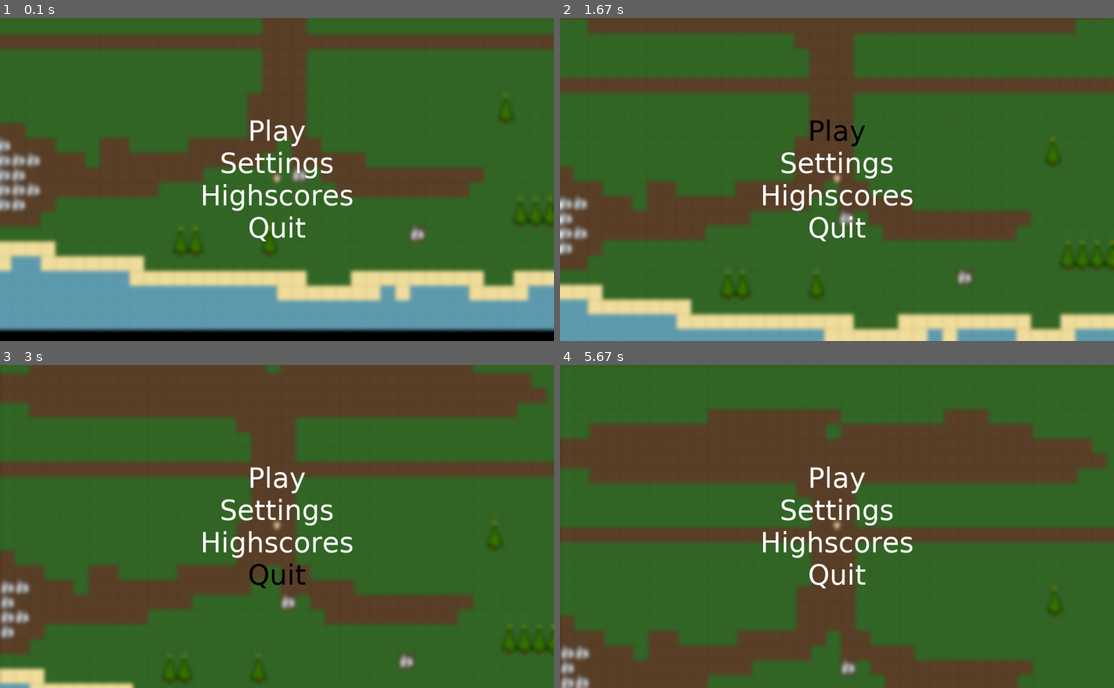
Above: before the commit, frames 1-4 (two rows, left to right).
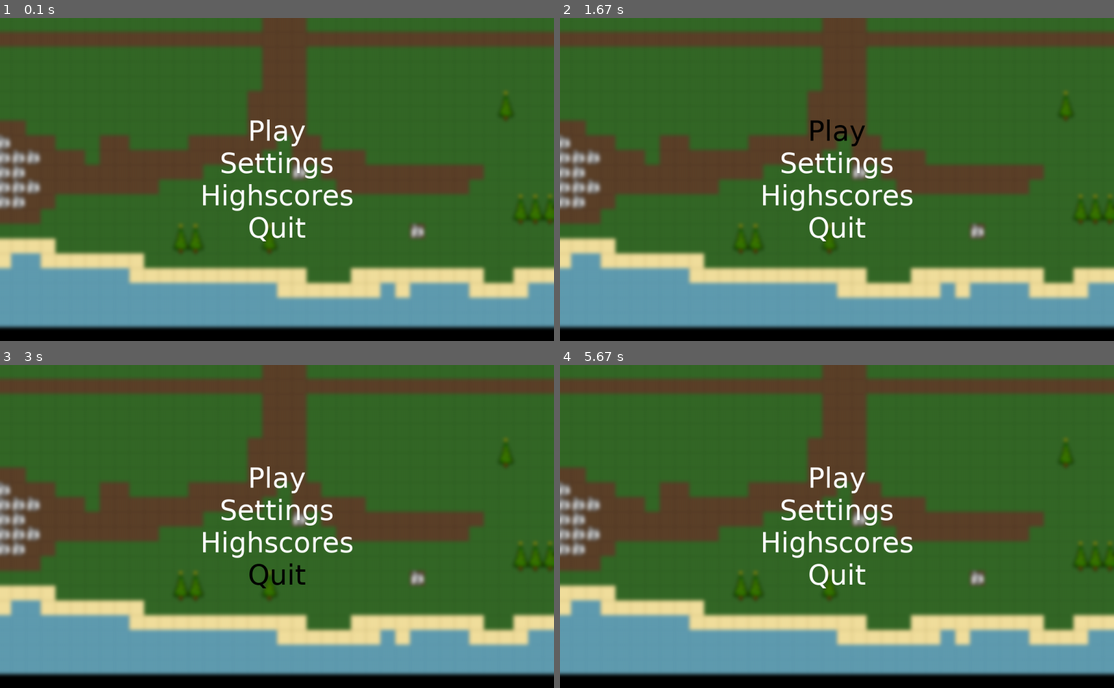
Above: after the commit, the same moments.

Repository: justvulpes/pygame
Game: pygame game, started from Main.py
The game is run twice, just before and just after one commit, with the same random seed, the same clock (stepped at 60 frames per second) and the same inputs.
Inputs (mouse positions are in pixels of both pictures, inside the frame that each line leads up to):
- Up to frame 1 (0.1 s): no input
- Up to frame 2 (1.67 s): hold D 0.33-0.8 s; move the mouse to (814, 192) at 0.37 s; click (704, 182) at 0.88 s; click "Play" at 1.55 s
- Up to frame 3 (3 s): hold D 1.83-2.3 s; move the mouse to (343, 555) at 1.87 s; hold A 2.33-2.87 s; move the mouse to (288, 416) at 2.37 s; right-click (282, 562) at 2.95 s
- Up to frame 4 (5.67 s): click (820, 471) at 3.28 s; hold S 3.57-3.87 s; click (1047, 646) at 3.65 s

The runs differ from the first frame. In frame 1, 7.4% of the frame differs, in the area x 0-100%, y 24-98%; in frame 2, 52%; in frame 3, 56%; in frame 4, 57%, in the area x 0-100%, y 0-100%.

Commit message:
interface added

Diff:
--- a/KeyListener.py
+++ b/KeyListener.py
@@ -19,6 +19,10 @@
 mouse_left_button_current = False  # True if mouse left button is currently in pressed state.
 
 
+mouse_scrolled_up = False
+mouse_scrolled_down = False
+
+
 def update():
     """Update all information about which buttons are pressed etc."""
     global mouse_right_button_last
@@ -30,12 +34,17 @@
     global key_last
     global key_current
     global exit_game
+    global mouse_scrolled_up
+    global mouse_scrolled_down
 
     for i in range(200):  # Save latest update info.
         key_last[i] = key_current[i]
 
     mouse_right_button_last = mouse_right_button_current  # Save latest update info.
     mouse_left_button_last = mouse_left_button_current  # Save latest update info.
+
+    mouse_scrolled_up = False
+    mouse_scrolled_down = False
 
     for event in pygame.event.get():  # Get and set new update info.
         print(event)
@@ -57,6 +66,10 @@
                 mouse_left_button_current = True
             elif event.button == 3:
                 mouse_right_button_current = True
+            elif event.button == 4:
+                mouse_scrolled_up = True
+            elif event.button == 5:
+                mouse_scrolled_down = True
 
         elif event.type == MOUSEBUTTONUP:
             if event.button == 1:
--- a/Main.py
+++ b/Main.py
@@ -22,7 +22,7 @@
 window_title = "Driven Into the Last Corner"  # Title on top of the frame.
 window_width = 1200  # Width of the canvas.
 window_height = 700  # Height of the canvas.
-fps_fix = 66
+fps_fix = 213
 
 running = True  # while True game will run.
 
@@ -88,7 +88,7 @@
         pygame.display.set_caption(window_title + " | " + "FPS: %i" % game_window.clock.get_fps())
         update()
         render(game_window)
-        #  game_window.canvas.blit(pygame.image.frombuffer(PIL.Image.frombytes('RGB', (1200, 700), pygame.image.tostring(game_window.canvas, 'RGB')).filter(ImageFilter.GaussianBlur(radius=4)).tobytes(), (1200, 700), "RGB"), (0, 0))
+        #game_window.canvas.blit(pygame.image.frombuffer(PIL.Image.frombytes('RGB', (1200, 700), pygame.image.tostring(game_window.canvas, 'RGB')).filter(ImageFilter.GaussianBlur(radius=7)).tobytes(), (1200, 700), "RGB"), (0, 0))
         pygame.display.flip()
 
 if __name__ == "__main__":
--- a/Menu.py
+++ b/Menu.py
@@ -73,7 +73,7 @@
 
     def running(self, surf2=None):
         """Loop running menu."""
-        Main.world.mobs.append(Main.player)
+        # Main.world.mobs.append(Main.player)
         global user_interface
         user_interface = Main.game_graphics.UI.UI.UI()
         while inMenu:
--- a/World.py
+++ b/World.py
@@ -97,7 +97,7 @@
         return
 
     if color == 8382975:
-        World.tiles_hash[y][x] = tiles.Tile.Tile(game_graphics.Sprite.sand, slow=True)
+        World.tiles_hash[y][x] = tiles.Tile.Tile(game_graphics.Sprite.sand)
         return
 
     if color == 16749568:
@@ -122,19 +122,19 @@
         return
 
     if color == 255:
-        World.tiles_hash[y][x] = tiles.Tile.Tile(game_graphics.Sprite.grass, solid=True, high=False, mask=game_graphics.Sprite.christmas_tree_lower)
+        World.tiles_hash[y][x] = tiles.Tile.Tile(game_graphics.Sprite.grass, solid=True, high=True, mask=game_graphics.Sprite.christmas_tree_lower)
         return
 
     if color == 127:
-        World.tiles_hash[y][x] = tiles.Tile.Tile(game_graphics.Sprite.grass, solid=True, high=False, mask=game_graphics.Sprite.christmas_tree_upper)
+        World.tiles_hash[y][x] = tiles.Tile.Tile(game_graphics.Sprite.grass, solid=False, high=False, mask=game_graphics.Sprite.christmas_tree_upper)
         return
 
     if color == 15564799:
-        World.tiles_hash[y][x] = tiles.Tile.Tile(game_graphics.Sprite.snow, solid=True, high=False, mask=game_graphics.Sprite.christmas_tree_lower)
+        World.tiles_hash[y][x] = tiles.Tile.Tile(game_graphics.Sprite.snow, solid=True, high=True, mask=game_graphics.Sprite.christmas_tree_lower)
         return
 
     if color == 14418175:
-        World.tiles_hash[y][x] = tiles.Tile.Tile(game_graphics.Sprite.snow, solid=True, high=False, mask=game_graphics.Sprite.christmas_tree_upper)
+        World.tiles_hash[y][x] = tiles.Tile.Tile(game_graphics.Sprite.snow, solid=False, high=False, mask=game_graphics.Sprite.christmas_tree_upper)
         return
 
     if color == 16777215:
--- a/game_graphics/Sprite.py
+++ b/game_graphics/Sprite.py
@@ -58,10 +58,14 @@
 xp_icon = Sprite(16, 16, "game_graphics\\res\\icons\\xp_icon.png")
 level_icon = Sprite(16, 16, "game_graphics\\res\\icons\\level_icon.png")
 
-player_icon = Sprite(16, 16, "game_graphics\\res\\icons\\player_icon.png")
-player_icon_injured_1 = Sprite(16, 16, "game_graphics\\res\\icons\\player_icon_injured_1.png")
-player_icon_injured_2 = Sprite(16, 16, "game_graphics\\res\\icons\\player_icon_injured_2.png")
-player_icon_death = Sprite(16, 16, "game_graphics\\res\\icons\\player_icon_death.png")
+player_icon = Sprite(64, 64, "game_graphics\\res\\icons\\player_icon.png")
+player_icon_injured_1 = Sprite(64, 64, "game_graphics\\res\\icons\\player_icon_injured_1.png")
+player_icon_injured_2 = Sprite(64, 64, "game_graphics\\res\\icons\\player_icon_injured_2.png")
+player_icon_death = Sprite(64, 64, "game_graphics\\res\\icons\\player_icon_death.png")
+
+
+hand_weapon_icon = Sprite(64, 64, "game_graphics\\res\\icons\\hand_weapon_icon.png")
+stone_weapon_icon = Sprite(64, 64, "game_graphics\\res\\icons\\stone_weapon_icon.png")
 ###
 
 # Objects
--- a/game_graphics/UI/UI.py
+++ b/game_graphics/UI/UI.py
@@ -1,5 +1,6 @@
 import game_graphics.UI.Resource_Bar
 import game_graphics.UI.Player_Info_Bar
+import game_graphics.UI.Weapon_Info
 import World
 import KeyListener
 
@@ -14,19 +15,21 @@
         self.menu = None
         self.resource_bar = game_graphics.UI.Resource_Bar.ResourceBar()
         self.player_info_bar = game_graphics.UI.Player_Info_Bar.PlayerInfoBar()
+        self.weapon_info = game_graphics.UI.Weapon_Info.WeaponInfo()
         self.current_bar = None
 
     def update(self):
         if self.state == "Game_state":
-            if World.World.tiles_hash[(World.World.camera_y + KeyListener.mouseY) >> 5][(World.World.camera_x + KeyListener.mouseX) >> 5].building != None:
-
-                self.current_bar = World.World.tiles_hash[(World.World.camera_y + KeyListener.mouseY) >> 5][(World.World.camera_x + KeyListener.mouseX) >> 5].building
-
+            if 0 <= int(World.World.camera_y + KeyListener.mouseY) >> 5 < World.World.map_height and 0 <= int(World.World.camera_x + KeyListener.mouseX) >> 5 < World.World.map_width:
+                if World.World.tiles_hash[(World.World.camera_y + KeyListener.mouseY) >> 5][(World.World.camera_x + KeyListener.mouseX) >> 5].building is not None:
+                    self.current_bar = World.World.tiles_hash[(World.World.camera_y + KeyListener.mouseY) >> 5][(World.World.camera_x + KeyListener.mouseX) >> 5].building
 
     def render(self, display):
         self.resource_bar.render(display)
         self.player_info_bar.render(display)
-        if self.current_bar != None:
+        self.weapon_info.render(display)
+
+        if self.current_bar is not None:
              self.current_bar.render(display)
 
     def get_state(self):
--- a/game_graphics/UI/Weapon_Info.py
+++ b/game_graphics/UI/Weapon_Info.py
@@ -1,12 +1,56 @@
-
+import Main
+import pygame
+import game_graphics.UI.UI
+import game_graphics.Sprite
 
 
 class WeaponInfo:
     def __init__(self):
-        pass
+        self.font = pygame.font.SysFont(game_graphics.UI.UI.UI.user_interface_font, game_graphics.UI.UI.UI.user_interface_font_size)
+
+        self.background = pygame.Surface((200, 64), pygame.SRCALPHA)
+        self.background.fill((0, 0, 0, 170))
+
+        self.text_color = (255, 255, 255)
+
+        self.current_weapon = Main.player.weapon
+        self.current_ammo = Main.player.ammo
+
+        self.hand_weapon_text = self.font.render("Weapon: Trump's Big Hand", 1, self.text_color)
+        self.stone_weapon_text = self.font.render("Weapon: Regular Stone", 1, self.text_color)
+
+        self.type_melee_text = self.font.render("Type: Melee", 1, self.text_color)
+        self.type_range_text = self.font.render("Type: Range", 1, self.text_color)
+
+        self.ammo_text = self.font.render("Ammo:", 1, self.text_color)
+
+        self.stone_ammo_count = Main.player.ammo
+        self.stone_ammo_text = self.font.render(str(self.stone_ammo_count), 0, self.text_color)
+        self.hand_ammo_text = self.font.render("-", 1, self.text_color)
 
     def update(self):
         pass
 
-    def render(self):
-        pass
+    def render(self, display):
+        if Main.player.weapon == "Stone":
+            display.canvas.blit(game_graphics.Sprite.stone_weapon_icon.pic, (Main.window_width/2 - 132, Main.window_height - 84))
+
+        elif Main.player.weapon == "Hand":
+            display.canvas.blit(game_graphics.Sprite.hand_weapon_icon.pic, (Main.window_width / 2 - 132, Main.window_height - 84))
+
+        display.canvas.blit(self.background, (Main.window_width / 2 - 68, Main.window_height - 84))
+
+        if Main.player.weapon == "Stone":
+            display.canvas.blit(self.stone_weapon_text, (Main.window_width / 2 - 64, Main.window_height - 78))
+            display.canvas.blit(self.type_range_text, (Main.window_width / 2 - 64, Main.window_height - 58))
+            if Main.player.ammo != self.stone_ammo_count:
+                self.stone_ammo_count = Main.player.ammo
+                self.stone_ammo_text = self.font.render(str(self.stone_ammo_count), w, self.text_color)
+            display.canvas.blit(self.ammo_text, (Main.window_width / 2 - 64, Main.window_height - 38))
+            display.canvas.blit(self.stone_ammo_text, (Main.window_width / 2 - 15, Main.window_height - 38))
+
+        elif Main.player.weapon == "Hand":
+            display.canvas.blit(self.hand_weapon_text, (Main.window_width / 2 - 64, Main.window_height - 78))
+            display.canvas.blit(self.type_melee_text, (Main.window_width / 2 - 64, Main.window_height - 58))
+            display.canvas.blit(self.type_range_text, (Main.window_width / 2 - 64, Main.window_height - 38))
+            display.canvas.blit(self.hand_ammo_text, (Main.window_width / 2 - 15, Main.window_height - 38))
--- a/objects/mobs/Mob.py
+++ b/objects/mobs/Mob.py
@@ -31,7 +31,7 @@
         """Move."""
         if not Menu.inMenu:
             if self.current_tile.slow:
-                x, y = x * 0.5, y * 0.5
+                x, y = x * 2, y * 2
 
         if x != 0:
             if int(self.x + x - (self.size >> 1)) >> 5 >= 0 and int(self.x + x + (self.size >> 1)) >> 5 < World.World.map_width:
--- a/objects/mobs/Player.py
+++ b/objects/mobs/Player.py
@@ -33,25 +33,41 @@
         self.animCount = 0
         self.moving = False
         self.weapon = "Stone"
+        self.ammo = 10
 
     def update(self):
         """Update."""
         self.moving = False
 
-        if Menu.inMenu:
-            self.move(0, -self.speed)
-            self.moving = True
-            self.direction = 0
+        self.update_weapon()
 
-        if KeyListener.mouse_left_button_was_pressed():
-            self.shoot(1)
+        self.update_shooting()
+
+        self.update_moving()
+
+    def update_weapon(self):
+        if KeyListener.mouse_scrolled_up or KeyListener.mouse_scrolled_down:
+            if self.weapon == "Stone":
+                self.weapon = "Hand"
+            else:
+                self.weapon = "Stone"
+
+    def update_shooting(self):
+        if self.weapon == "Stone":
+            if KeyListener.mouse_left_button_was_pressed():
+                self.shoot("Stone")
+        elif self.weapon == "Hand":
+            if KeyListener.mouse_left_button_was_pressed():
+                self.shoot("Hand")
+
+    def update_moving(self):
         if KeyListener.button_is_pressed(ord("a")):
             self.move(-self.speed, 0)
             self.moving = True
             self.direction = 3
 
         elif KeyListener.button_is_pressed(ord("d")):
-            self.move(self.speed,0)
+            self.move(self.speed, 0)
             self.moving = True
             self.direction = 1
 
Binary file added: game_graphics/res/icons/hand_weapon_icon.png
Binary file added: game_graphics/res/icons/stone_weapon_icon.png
